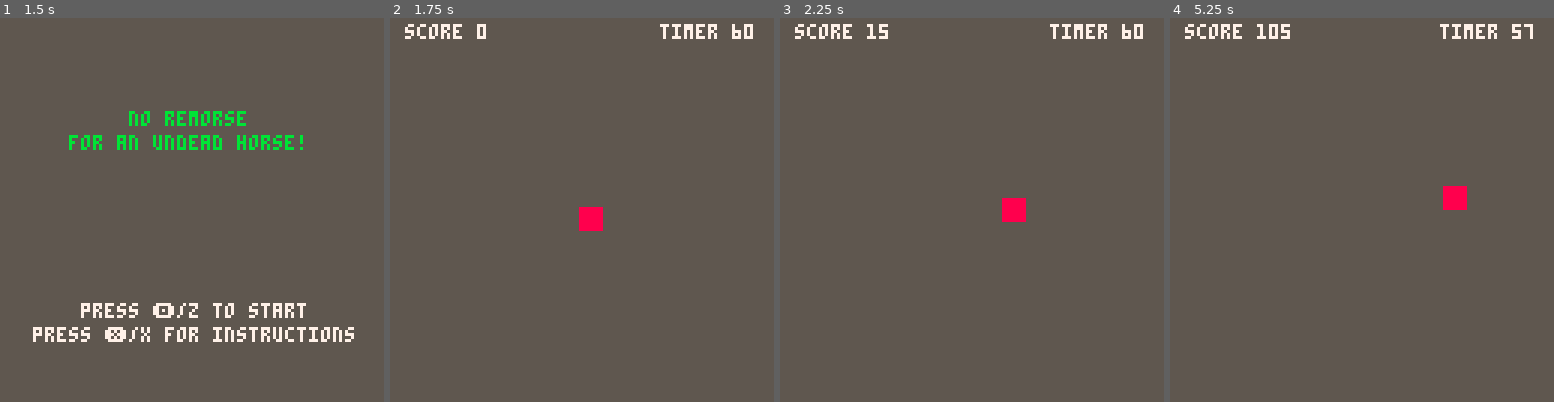
Above: before the commit, frames 1-4 (left to right).
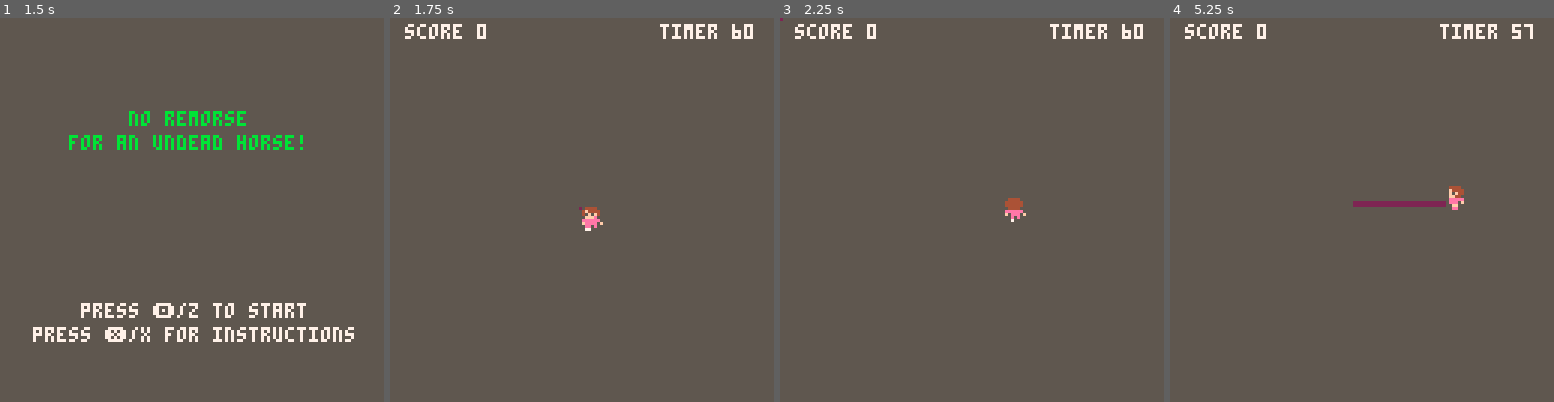
Above: after the commit, the same moments.

Repository: adkinsrs/NoRemorseForAnUndeadHorse
Game: PICO-8 cartridge no_remorse_for_the_undead_horse.p8
Same seed, same stepped clock (60 frames per second), same inputs: the game is played once before the commit and once after it.
Inputs:
- Up to frame 1 (1.5 s): tap X (X key) at 0.33, 1.07 s; tap O (Z key) at 0.7 s
- Up to frame 2 (1.75 s): hold Right from 1.6 s (still down); tap O (Z key) at 1.7 s
- Up to frame 3 (2.25 s): tap X (X key) at 1.85 s; release Right at 2.1 s; tap O (Z key) at 2.1 s; hold Up from 2.15 s (still down)
- Up to frame 4 (5.25 s): release Up at 2.42 s; hold Right 2.47-3.03 s; tap O (Z key) every 0.4 s from 2.5 to 4.9 s; tap X (X key) at 2.97, 4.08, 5.2 s; hold Left 3.08-3.58 s; hold Down 3.63-3.97 s; hold Right 4.02-4.68 s; hold Up 4.73-5.03 s; hold Left from 5.08 s (still down)

Frame 1 is identical in both runs. In frame 2, 0.4% of the frame differs, in the area x 49-56%, y 49-56%; in frame 3, 0.5%; in frame 4, 1.0%, in the area x 22-78%, y 1-50%.

Commit message:
player sprite and basic attack

Diff:
--- a/no_remorse_for_the_undead_horse.p8
+++ b/no_remorse_for_the_undead_horse.p8
@@ -4,43 +4,42 @@
 -- No Remorse for an Undead Horse
 -- Shaun Adkins (Github: adkinsrs)
 
--- global vars
-scene=0
-score=0
-screenwidth = 127
-screenheight = 127
-timer=1800
-
--- Entities (aka Player, enemies, etc)
-Entity = {}
-Entity.__index = Entity
-
-function Entity.create(x,y,w,h)
-	local new_entity = {}
-	setmetatable(new_entity, Entity)
-
-	new_entity.x = x
-	new_entity.y = y
-	new_entity.h = h
-	new_entity.w = w
-
-	return new_entity
-end
-
-function Entity:collide(other_entity)
-	return other_entity.x < self.x + self.w and self.x < other_entity.x + other_entity.w
-        and other_entity.y < self.y + self.h and self.y < other_entity.y + other_entity.h
-end
-
--- Add other vars as convenience to this player entity
--- for example, the sprite number or the lives left ;)
-player = Entity.create(screenwidth/2,screenheight/2,8,8)
-
 -- game loop
-
 function _init()
--- This function runs as soon as the game loads
 	cls()
+	scene=0
+	score=0
+	screenwidth = 127
+	screenheight = 127
+	timer=1800
+
+	player={
+		s=1
+		,flips=false
+		,x=screenwidth/2
+		,y=screenheight/2
+		,w=8
+		,h=8
+		,upd=playercontrol
+		,draw=playerdraw
+	}
+
+	pole={
+		active=false
+		,t=0
+		,box={
+			x0=player.x
+			,y0=player.y
+			,x1=player.x
+			,y1=player.y
+		}
+		,upd=usepole
+		,draw=poledraw
+	}
+
+	cat={
+	}
+
 end
 
 function _update()
@@ -63,7 +62,8 @@
 		helpdraw()
 	end
 end
--- update functions
+
+-- update fxns
 function titleupdate()
 	if btnp(4) then
 		scene=1
@@ -79,34 +79,39 @@
 end
 
 function gameupdate()
-	score+=1
+	--score+=1
 	timer-=1
-	playercontrol()
-end
-
--- draw functions
+	--colon implies "self" passed as arg
+	player:upd()
+	if pole.active then
+		pole:upd(player)
+	end
+end
+
+-- draw fxns
 function titledraw()
-	local titletxt = "no remorse"
-	local titletxt2 = "for an undead horse!"
-	local starttxt = "press 🅾️/z to start"
-	local helptxt = "press ❎/x for instructions"
+	local titletxt="no remorse"
+	local titletxt2="for an undead horse!"
+	local starttxt="press 🅾️/z to start"
+	local helptxt="press ❎/x for instructions"
+
 	rectfill(0,0,screenwidth, screenheight, 5)
+
 	print(titletxt, hcenter(titletxt), screenheight/4, 11)
 	print(titletxt2, hcenter(titletxt2), screenheight/4+8, 11)
 	print(starttxt, hcenter(starttxt), (screenheight/4)+(screenheight/2),7)
 	print(helptxt, hcenter(helptxt), (screenheight/4)+(screenheight/2)+8,7)
-
 end
 
 function helpdraw()
-	local help = "beat as many dead horses"
-	local help2 = "as you can in a minute."
-	local helpz = "🅾️/z"
-	local helpz2 = "touch it with a 10-foot pole"
-	local helpx = "❎/x"
-	local helpx2 = "let the cat out of the bag"
-	local helpdir = "⬆️⬇️⬅️➡️ move player    "
-	local returntext = "press ❎/x to return"
+	local help="beat as many dead horses"
+	local help2="as you can in a minute."
+	local helpz="🅾️/z"
+	local helpz2="touch it with a 10-foot pole"
+	local helpx="❎/x"
+	local helpx2="let the cat out of the bag"
+	local helpdir="⬆️⬇️⬅️➡️ move player    "
+	local returntext="press ❎/x to return"
 
 	rectfill(0,0,screenwidth, screenheight, 5)
 
@@ -126,29 +130,115 @@
 	print("score " .. score, 5, 2, 7)
 	print("timer ".. ceil(timer/30), 90, 2, 7)
 
-	playerdraw()
-end
-
--- handle button inputs
-function playercontrol()
-	if btn(0) then player.x-=1 end
-	if btn(1) then player.x+=1 end
-	if btn(2) then player.y-=1 end
-	if btn(3) then player.y+=1 end
+	player:draw()
+	pole:draw()
+end
+
+--util_fxns
+function playercontrol(self)
+	if btn(0) then moveleft(self)
+	elseif btn(1) then moveright(self)
+	elseif btn(2) then moveup(self)
+	elseif btn(3) then movedown(self) end
+
+	if btn(4) then pole.active=true end
+	if btn(5) then usecat(self) end
 
 	-- check if the player is still onscreen
-	player.x = mid(0, player.x, screenwidth - player.w)
-	player.y = mid(0, player.y, screenheight - player.h)
-
-end
-
--- draw player sprite
-function playerdraw()
-	spr(1, player.x, player.y)
-end
-
--- library functions
---- center align from: pico-8.wikia.com/wiki/centering_text
+	self.x = mid(0, self.x, screenwidth - self.w)
+	self.y = mid(0, self.y, screenheight - self.h)
+
+end
+
+function playerdraw(self)
+	spr(self.s,self.x,self.y,1,1,self.flip_s)
+end
+
+function moveleft(self)
+	self.x-=1
+	self.flip_s=true
+	if self.x%8<4 then self.s=3 else self.s=4 end
+end
+
+function moveright(self)
+	self.x+=1
+	self.flip_s=false
+	if self.x%8<4 then self.s=3 else self.s=4 end
+end
+
+function moveup(self)
+	self.y-=1
+	self.s=2
+	self.flip_s=false
+	if self.y%8<4 then self.flip_s=true end
+end
+
+function movedown(self)
+	self.y+=1
+	self.s=1
+	self.flip_s=false
+	if self.y%8<4 then self.s=5 end
+end
+
+function usepole(self,pl)
+	local flip=false
+	local x=true
+	--direction of char
+	if (pl.s==1 or pl.s==5) then
+		x=false
+	elseif (pl.s==2) then
+		flip=true
+		x=false
+	elseif (pl.flip_s) then
+		flip=true
+	end
+
+	if x then
+		if flip then
+			self.box.x1 = pl.x
+			self.box.x0 = self.box.x1 - 30
+		else
+			self.box.x0 = pl.x + 8
+			self.box.x1 = self.box.x0 + 30
+		end
+		self.box.y0 = pl.y+5
+		self.box.y1 = self.box.y0+1
+	else
+		self.box.x0 = pl.x+4
+		self.box.x1 = self.box.x0+1
+		if flip then
+			self.box.y1 = pl.y
+			self.box.y0 = self.box.y1 - 30
+		else
+			self.box.y0 = pl.y + 8
+			self.box.y1 = self.box.y0 + 30
+		end
+	end
+
+	if self.t==0 then sfx(0) end
+
+	self.t+=1
+	if self.t==15 then
+		self.t=0
+		self.active=false
+		self.box={
+			x0=0
+			,x1=0
+			,y0=0
+			,y1=0
+		}
+	end
+
+end
+
+function poledraw(self)
+	rectfill(self.box.x0, self.box.y0, self.box.x1, self.box.y1, 2)
+end
+
+function usecat(self)
+
+end
+
 function hcenter(s)
 	-- string length times the
 	-- pixels in a char's width
@@ -161,12 +251,20 @@
 	-- cut in half and rounded down
 	return (screenheight /2)-flr(5/2)
 end
+
+function collide(a,b)
+	return b.x < a.x + a.w and a.x < b.x + b.w
+        and b.y < a.y + a.h and a.y < b.y + b.h
+end
+
 __gfx__
-00000000888888880000000000000000000000000000000000000000000000000000000000000000000000000000000000000000000000000000000000000000
-00000000888888880000000000000000000000000000000000000000000000000000000000000000000000000000000000000000000000000000000000000000
-00700700888888880000000000000000000000000000000000000000000000000000000000000000000000000000000000000000000000000000000000000000
-00077000888888880000000000000000000000000000000000000000000000000000000000000000000000000000000000000000000000000000000000000000
-00077000888888880000000000000000000000000000000000000000000000000000000000000000000000000000000000000000000000000000000000000000
-00700700888888880000000000000000000000000000000000000000000000000000000000000000000000000000000000000000000000000000000000000000
-00000000888888880000000000000000000000000000000000000000000000000000000000000000000000000000000000000000000000000000000000000000
-00000000888888880000000000000000000000000000000000000000000000000000000000000000000000000000000000000000000000000000000000000000
+00000000554444555544445555444455554444555544445500000000000000000000000000000000000000000000000000000000000000000000000000000000
+0000000054f444455444444554444f5554444f5554f4444500000000000000000000000000000000000000000000000000000000000000000000000000000000
+00700700540f0f4554444445544f0f55544f0f55540f0f4500000000000000000000000000000000000000000000000000000000000000000000000000000000
+0007700055fffe55554444555544ff555544ff5555fffe5500000000000000000000000000000000000000000000000000000000000000000000000000000000
+000770005eeeeee55eeeeee55eeeee55feeeeeef5eeeeee500000000000000000000000000000000000000000000000000000000000000000000000000000000
+007007005feeee5f5f5eee5f5f5eee55555eee55f5eeeef500000000000000000000000000000000000000000000000000000000000000000000000000000000
+0000000055ee5e55555e5e55555ff55555f55f5555e5ee5500000000000000000000000000000000000000000000000000000000000000000000000000000000
+000000005577555555575555555ee5555e5555e55555775500000000000000000000000000000000000000000000000000000000000000000000000000000000
+
+
Not shown, changed: the sound effects (__sfx__) section of no_remorse_for_the_undead_horse.p8
